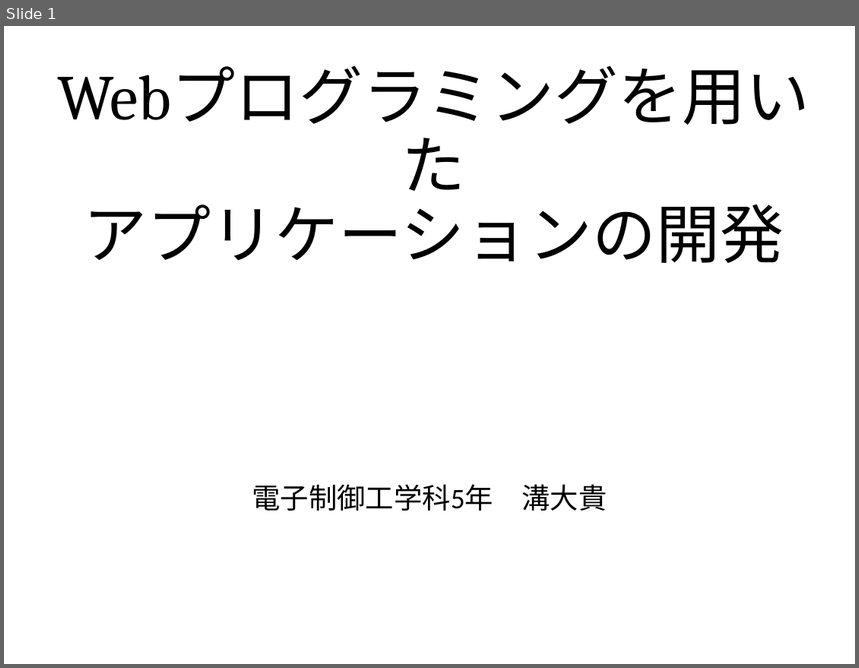
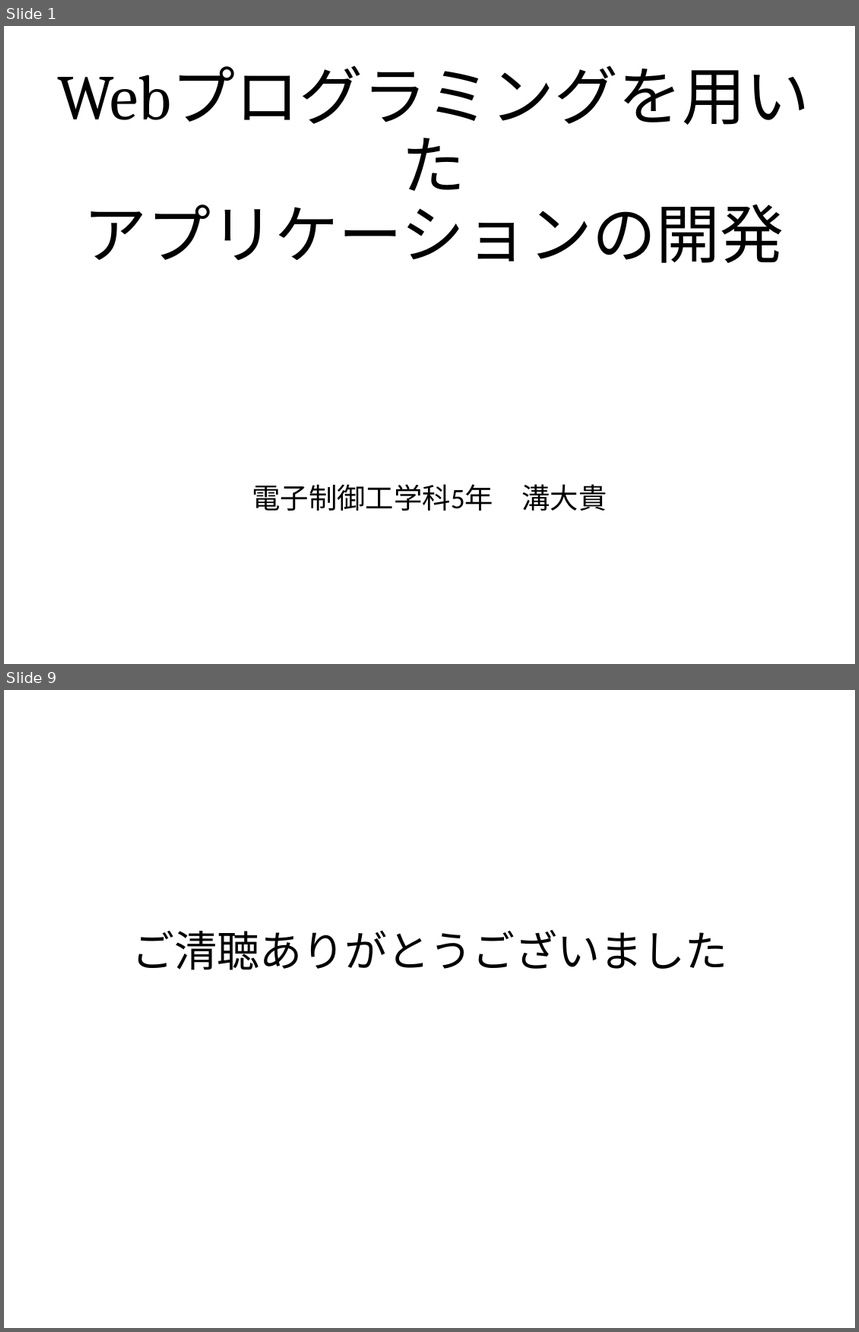
Before and after one commit to kazuwo/kosen-graduation-thesis, a slide deck: 卒業研究発表スライド.pptx. Shown one above the other, each under a label of ours: slide 1 before the commit, slides 1 and 9 after it; the slides between them are not shown. The pictures are 859x668 and 859x1332 pixels, drawn with LibreOffice and Linux fonts; fonts in the diff are those of the drawing. Boxes give left, top, right and bottom in pixels: in the first picture for what was removed or moved away, otherwise in the second. Text is boxed around its words. In the diff, an @@ line names an element or a change of style, - is before the commit and + after.

```diff
--- a/卒業研究発表スライド.pptx
+++ b/卒業研究発表スライド.pptx
@@ slide 9 added at (4, 690, 855, 1328), background #FFFFFF @@
@@ text added at (132, 930, 728, 970), 36 pt, text #000000 @@
+ご清聴ありがとうございました
```
Also in this commit, not shown: 11 slides changed, 2 other slides added, 2 slides removed.
